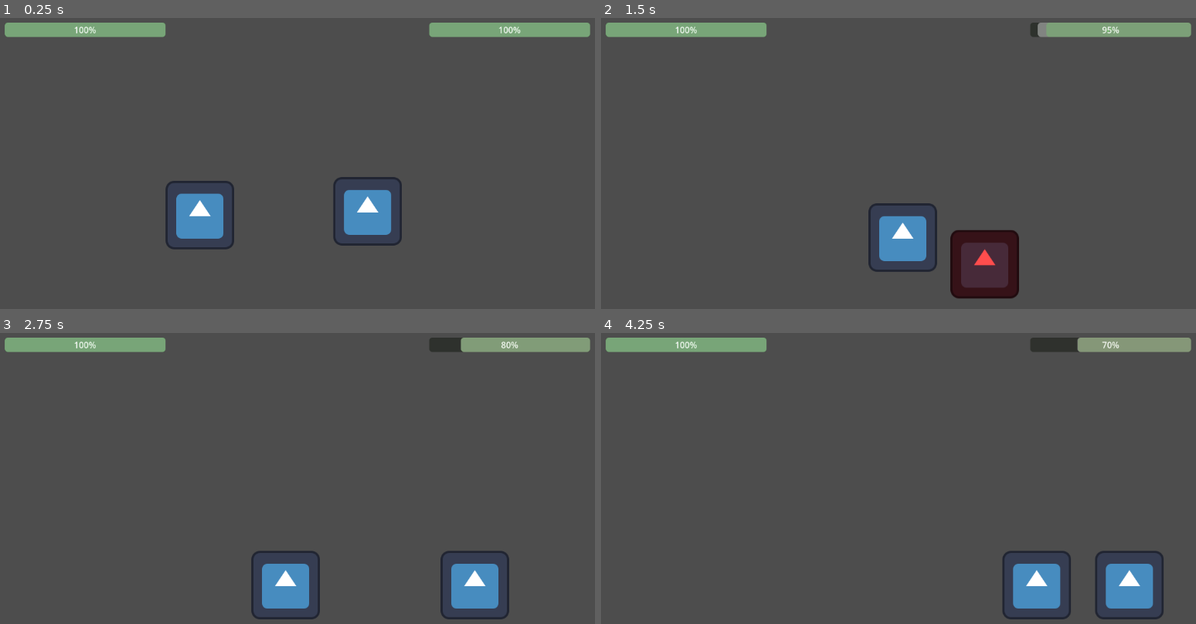
Above: before the commit, frames 1-4 (two rows, left to right).
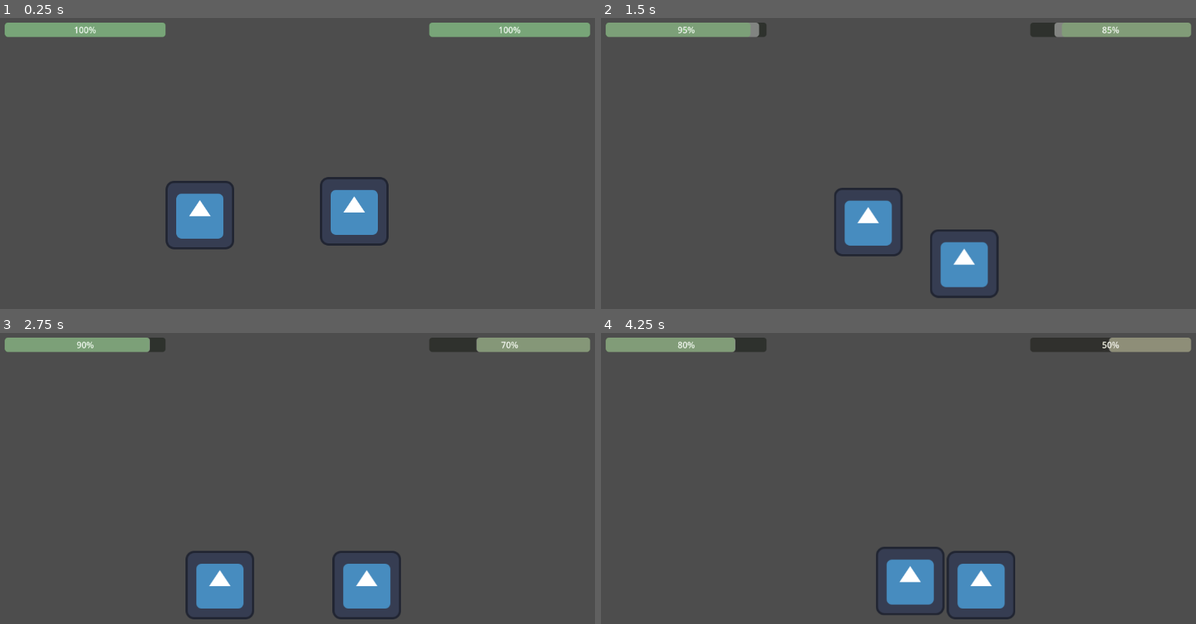
Above: after the commit, the same moments.

Repository: AndreaDF95/fighting-game
Game: Godot game, scene res://scenes/main/main.tscn
The game is run twice, just before and just after one commit, with the same random seed, the same clock (stepped at 60 frames per second) and the same inputs. The engine's default icon, where the game draws it, is replaced by a stand-in: a white triangle on a blue panel in a dark square.
Inputs:
- Up to frame 1 (0.25 s): no input
- Up to frame 2 (1.5 s): tap Enter (ui_accept) at 0.5, 0.77 s; hold Right (ui_right) from 0.53 s (still down); tap J (attack) at 0.6, 1.35 s
- Up to frame 3 (2.75 s): tap Enter (ui_accept) at 1.52 s; release Right (ui_right) at 2.03 s; hold Left (ui_left) from 2.03 s (still down); tap J (attack) at 2.1 s
- Up to frame 4 (4.25 s): release Left (ui_left) at 2.78 s; hold Right (ui_right) from 2.78 s (still down); tap J (attack) at 2.85, 3.6 s; tap Enter (ui_accept) at 3.02, 3.77 s

The runs differ from the first frame. In frame 1, 1.2% of the frame differs, in the area x 53-68%, y 54-79%; in frame 2, 6.0%; in frame 3, 6.5%; in frame 4, 6.8%, in the area x 12-95%, y 1-99%.

Commit message:
aggiunta animazioni varie per fight e KO

Diff:
--- a/scenes/main/main.gd
+++ b/scenes/main/main.gd
@@ -1,31 +1,74 @@
 extends Node2D
 
+# -------------------------
+# RIFERIMENTI PLAYER / ENEMY
+# -------------------------
 @onready var player = $Player
 @onready var enemy = $Enemy
 
+# -------------------------
+# UI BARRE PRINCIPALI
+# -------------------------
 @onready var player_bar = $UI/HUD/PlayerHealth
 @onready var enemy_bar = $UI/HUD/EnemyHealth
 
+# -------------------------
+# UI BARRE DANNO (ritardate)
+# -------------------------
 @onready var player_damage_bar = $UI/HUD/PlayerHealthDamage
 @onready var enemy_damage_bar = $UI/HUD/EnemyHealthDamage
 
+# BARRA KO
+@onready var ko_label = $UI/HUD/KOLabel
+
+
+var player_start_pos
+var enemy_start_pos
+
+func _ready():
+	player_start_pos = player.global_position
+	enemy_start_pos = enemy.global_position
+	ko_label.visible = false
+
+
+# -------------------------
+# LOOP
+# -------------------------
 func _process(delta):
+
+	# PLAYER
 	if is_instance_valid(player):
 		player_bar.value = player.health
 		update_bar_color(player_bar)
 
-		# effetto ritardato
-		#player_damage_bar.value = lerp(player_damage_bar.value, player.health, 0.1)
-		player_damage_bar.value = lerp(player_damage_bar.value, float(player.health), 0.1)
+		# barra danno smooth
+		player_damage_bar.value = lerp(
+			player_damage_bar.value,
+			float(player.health),
+			0.1
+		)
+	else:
+		player_bar.value = 0
+		player_damage_bar.value = 0
 
+	# ENEMY
 	if is_instance_valid(enemy):
 		enemy_bar.value = enemy.health
 		update_bar_color(enemy_bar)
 
-		#enemy_damage_bar.value = lerp(enemy_damage_bar.value, enemy.health, 0.1)
-		enemy_damage_bar.value = lerp(enemy_damage_bar.value, float(enemy.health), 0.1)
+		enemy_damage_bar.value = lerp(
+			enemy_damage_bar.value,
+			float(enemy.health),
+			0.1
+		)
+	else:
+		enemy_bar.value = 0
+		enemy_damage_bar.value = 0
 
 
+# -------------------------
+# COLORE DINAMICO
+# -------------------------
 func update_bar_color(bar):
 	var ratio = bar.value / bar.max_value
 
@@ -33,3 +76,48 @@
 	var color = Color(1 - ratio, ratio, 0)
 
 	bar.modulate = color
+
+func on_character_dead(dead_char):
+	print("ROUND OVER")
+
+	Engine.time_scale = 0.2
+	await get_tree().create_timer(0.1).timeout
+	Engine.time_scale = 1.0
+
+	await shake_camera()
+
+	# mostra KO
+	ko_label.visible = true
+
+	await get_tree().create_timer(1.5).timeout
+
+	ko_label.visible = false
+
+
+
+	reset_round()
+
+
+func shake_camera():
+	var original_pos = position
+
+	for i in range(5):
+		position.x += randf_range(-5, 5)
+		await get_tree().create_timer(0.02).timeout
+
+	position = original_pos
+
+func reset_round():
+	print("RESET ROUND")
+
+	# reset player
+	if is_instance_valid(player):
+		player.global_position = player_start_pos
+		player.health = player.max_health
+		player.set_physics_process(true)
+
+	# reset enemy
+	if is_instance_valid(enemy):
+		enemy.global_position = enemy_start_pos
+		enemy.health = enemy.max_health
+		enemy.set_physics_process(true)
--- a/scenes/main/main.tscn
+++ b/scenes/main/main.tscn
@@ -9,6 +9,8 @@
 
 [sub_resource type="RectangleShape2D" id="RectangleShape2D_iuonh"]
 size = Vector2(50, 500)
+
+[sub_resource type="Theme" id="Theme_k2fmo"]
 
 [node name="Main" type="Node2D" unique_id=529036676]
 script = ExtResource("1_k2fmo")
@@ -49,6 +51,7 @@
 anchor_bottom = 1.0
 grow_horizontal = 2
 grow_vertical = 2
+theme = SubResource("Theme_k2fmo")
 
 [node name="EnemyHealthDamage" type="ProgressBar" parent="UI/HUD" unique_id=1026022302]
 z_index = 1
@@ -85,3 +88,20 @@
 offset_right = 345.0
 offset_bottom = 47.0
 value = 100.0
+
+[node name="KOLabel" type="Label" parent="UI/HUD" unique_id=776551111]
+layout_mode = 1
+anchors_preset = 8
+anchor_left = 0.5
+anchor_top = 0.5
+anchor_right = 0.5
+anchor_bottom = 0.5
+offset_left = -32.208008
+offset_top = -29.168
+offset_right = 0.19464111
+offset_bottom = 1.554657
+grow_horizontal = 2
+grow_vertical = 2
+scale = Vector2(2, 2)
+theme_override_font_sizes/font_size = 50
+text = "KO"
--- a/scenes/player/Enemy.tscn
+++ b/scenes/player/Enemy.tscn
@@ -5,6 +5,9 @@
 
 [sub_resource type="RectangleShape2D" id="RectangleShape2D_o8nba"]
 size = Vector2(114, 115)
+
+[sub_resource type="RectangleShape2D" id="RectangleShape2D_ujo5d"]
+size = Vector2(72.5, 49)
 
 [node name="Enemy" type="CharacterBody2D" unique_id=1797087611]
 script = ExtResource("1_ujo5d")
@@ -15,3 +18,12 @@
 [node name="CollisionShape2D" type="CollisionShape2D" parent="." unique_id=1840644222]
 position = Vector2(0, -0.5)
 shape = SubResource("RectangleShape2D_o8nba")
+
+[node name="AttackArea" type="Area2D" parent="." unique_id=810489533]
+
+[node name="CollisionShape2D" type="CollisionShape2D" parent="AttackArea" unique_id=1960891956]
+position = Vector2(-106, 0)
+shape = SubResource("RectangleShape2D_ujo5d")
+disabled = true
+
+[connection signal="body_entered" from="AttackArea" to="." method="_on_attack_area_body_entered"]
--- a/scenes/player/Player.tscn
+++ b/scenes/player/Player.tscn
@@ -4,6 +4,7 @@
 [ext_resource type="Texture2D" uid="uid://cxgcbskerurke" path="res://icon.svg" id="2_4kuee"]
 
 [sub_resource type="RectangleShape2D" id="RectangleShape2D_o8nba"]
+size = Vector2(111, 116)
 
 [sub_resource type="RectangleShape2D" id="RectangleShape2D_v6fml"]
 size = Vector2(72.5, 49)
@@ -15,7 +16,7 @@
 texture = ExtResource("2_4kuee")
 
 [node name="CollisionShape2D" type="CollisionShape2D" parent="." unique_id=1840644222]
-position = Vector2(0, 47)
+position = Vector2(1.5, -1)
 shape = SubResource("RectangleShape2D_o8nba")
 
 [node name="AttackArea" type="Area2D" parent="." unique_id=1563985093]
--- a/scenes/player/player.gd
+++ b/scenes/player/player.gd
@@ -11,28 +11,38 @@
 # ATTACCO
 # -------------------------
 @export var attack_duration := 0.2
+@export var attack_range := 120
+@export var follow_speed := 100
+@export var attack_cooldown := 1.0
+
 var is_attacking := false
+var can_attack := true
 
 # -------------------------
-# HIT / KNOCKBACK
+# HIT / DAMAGE
 # -------------------------
 var is_hit := false
 @export var knockback_force := 300
 @export var hit_duration := 0.2
 
 # -------------------------
-# PLAYER FLAG
+# HEALTH
 # -------------------------
-@export var is_player := true
 @export var max_health := 100
 var health := 100
 
 # -------------------------
-# NODI (SAFE)
+# PLAYER / ENEMY
 # -------------------------
-@onready var attack_area = get_node_or_null("AttackArea")
+@export var is_player := true
+var target: Node2D
+
+# -------------------------
+# NODI
+# -------------------------
 @onready var attack_shape = get_node_or_null("AttackArea/CollisionShape2D")
 @onready var sprite = $Sprite2D
+
 
 # -------------------------
 # READY
@@ -43,13 +53,14 @@
 	if attack_shape:
 		attack_shape.disabled = true
 
+	if not is_player:
+		target = get_parent().get_node("Player")
+
 
 # -------------------------
 # ATTACCO
 # -------------------------
 func attack():
-	print("ATTACK!")
-
 	is_attacking = true
 
 	if attack_shape:
@@ -64,52 +75,71 @@
 
 
 # -------------------------
-# HIT DETECTION
+# HIT (UNA VOLTA SOLA)
 # -------------------------
 func _on_attack_area_body_entered(body):
-	print("COLLISION WITH:", body.name)
+	if not is_attacking:
+		return
 
 	if body.has_method("take_damage"):
 		body.take_damage(global_position)
 
-#--------------------------
+		if attack_shape:
+			attack_shape.disabled = true
+
+#----------
 # MORTE
-#--------------------------
+#----------
 func die():
-	print(name, "DEAD")
+	print(name, "KO")
 
-	queue_free()
+	velocity = Vector2.ZERO
+	set_physics_process(false)
+
+	# 💥 freeze breve
+	Engine.time_scale = 0.2
+
+	await get_tree().create_timer(0.1).timeout
+
+	Engine.time_scale = 1.0
+
+	get_parent().on_character_dead(self)
+
 
 # -------------------------
 # PRENDERE DANNO
 # -------------------------
 func take_damage(from_position: Vector2):
+	if is_hit:
+		return
+
 	is_hit = true
-
-	# 👇 DIMINUISCI VITA
 	health -= 10
-	print("HP:", health)
 
 	# knockback
-	var direction = sign(global_position.x - from_position.x)
-	velocity.x = direction * knockback_force
+	var dir = sign(global_position.x - from_position.x)
+	velocity.x = dir * knockback_force
 	velocity.y = -150
 
-	# flash
-	sprite.modulate = Color(1, 0.3, 0.3)
-	await get_tree().create_timer(0.1).timeout
-	sprite.modulate = Color(1, 1, 1)
+	await get_tree().create_timer(hit_duration).timeout
 
-	await get_tree().create_timer(hit_duration).timeout
 	is_hit = false
 
-	# 👇 MORTE
 	if health <= 0:
 		die()
 
 
 # -------------------------
-# LOOP FISICO
+# COOLDOWN
+# -------------------------
+func start_cooldown():
+	can_attack = false
+	await get_tree().create_timer(attack_cooldown).timeout
+	can_attack = true
+
+
+# -------------------------
+# LOOP
 # -------------------------
 func _physics_process(delta):
 
@@ -117,28 +147,51 @@
 	if not is_on_floor():
 		velocity.y += gravity * delta
 
-	# se colpito → blocco input
+	# se colpito
 	if is_hit:
 		move_and_slide()
 		return
 
+	# -------------------------
 	# PLAYER
+	# -------------------------
 	if is_player:
 
-		# movimento
-		var direction = Input.get_axis("ui_left", "ui_right")
-		velocity.x = direction * speed
+		var dir = Input.get_axis("ui_left", "ui_right")
+		velocity.x = dir * speed
 
-		# salto
 		if Input.is_action_just_pressed("ui_accept") and is_on_floor():
 			velocity.y = jump_force
 
-		# attacco
 		if Input.is_action_just_pressed("attack") and not is_attacking:
 			attack()
 
-	# ENEMY (fermo)
+	# -------------------------
+	# ENEMY (STABILE)
+	# -------------------------
 	else:
-		velocity.x = 0
+		if not is_instance_valid(target):
+			move_and_slide()
+			return
+
+		var dx = target.global_position.x - global_position.x
+		var dist = abs(dx)
+		var dir = sign(dx)
+
+		# flip semplice (NO jitter)
+		if dir > 0:
+			sprite.flip_h = false
+		elif dir < 0:
+			sprite.flip_h = true
+
+		# movimento
+		if dist > attack_range:
+			velocity.x = dir * follow_speed
+		else:
+			velocity.x = 0
+
+			if can_attack and not is_attacking:
+				attack()
+				start_cooldown()
 
 	move_and_slide()
